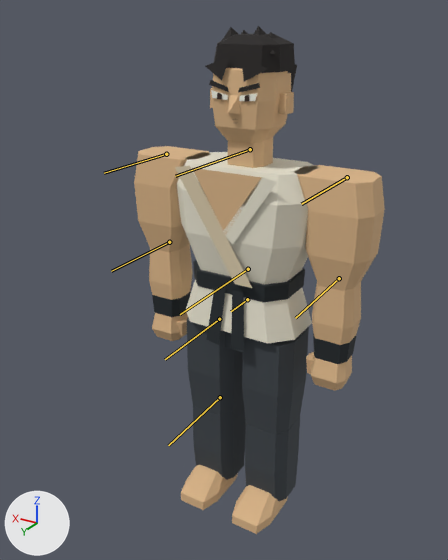
A saved change to the glTF model assets/characters/models/male-fighter.glb.
One viewpoint serves both versions: a camera (50 mm lens) standing at (-1.15, 2.12, 2.15) and looking at (-0.03, 0.25, 1.21). Arrows for +X, +Y and +Z are at lower left; the lights stay in place. The picture after the commit comes second. The bones that change, and the others that lie on the model, are drawn over the model as lines.

Names of what the first picture shows: 'male-fighter'.
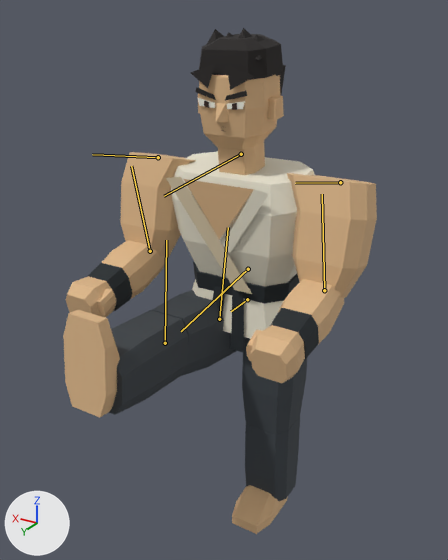
The newer file adds an action. The first version stands in its rest pose; the second is drawn at frame 12 of the action 'Kick'.

Location of each change, [x1, y1, x2, y2] in pixels of the pictures (448 x 560 px):
'male-fighter', posed (25% wider)
    before: [134, 26, 385, 534]
    after: [63, 28, 377, 534]
bone 'RightUpperLeg', root to tip
    before: (219, 319) to (165, 359)
    after: (219, 319) to (228, 227)
bone 'RightLowerLeg', root to tip
    before: (220, 397) to (168, 445)
    after: (165, 343) to (166, 240)
bone 'Torso', root to tip
    before: (248, 269) to (180, 314)
    after: (248, 269) to (181, 331)
bone 'Head', root to tip
    before: (250, 149) to (175, 176)
    after: (241, 154) to (164, 196)
bone 'LeftUpperArm', root to tip
    before: (347, 177) to (301, 204)
    after: (340, 182) to (295, 183)
bone 'LeftLowerArm', root to tip
    before: (339, 278) to (295, 318)
    after: (324, 290) to (322, 194)
bone 'RightUpperArm', root to tip
    before: (166, 154) to (104, 173)
    after: (158, 157) to (92, 154)
bone 'RightLowerArm', root to tip
    before: (169, 242) to (111, 271)
    after: (150, 251) to (131, 166)

The change, as a list of edits to the scene's bpy script:
```text
Change bone_rightupperleg:
    where bone_rightupperleg = bpy.data.objects['FighterRig'].pose.bones['RightUpperLeg']  # child of 'Pelvis'
    bone_rightupperleg.rotation_quaternion: (1.0, 0.0, 0.0, 0.0) -> (0.643, 0.766, 0.0, 0.0)  # degrees (0, 0, 0) -> degrees (100, 0, 0)
Change bone_rightlowerleg:
    where bone_rightlowerleg = bpy.data.objects['FighterRig'].pose.bones['RightLowerLeg']  # child of 'RightUpperLeg'
    bone_rightlowerleg.rotation_quaternion: (1.0, 0.0, 0.0, 0.0) -> (0.999, -0.044, 0.0, 0.0)  # degrees (0, 0, 0) -> degrees (-5, 0, 0)
Change bone_torso:
    where bone_torso = bpy.data.objects['FighterRig'].pose.bones['Torso']  # child of 'Pelvis'
    bone_torso.rotation_quaternion: (1.0, 0.0, 0.0, 0.0) -> (0.998, -0.07, 0.0, 0.0)  # degrees (0, 0, 0) -> degrees (-8, 0, 0)
Change bone_head:
    where bone_head = bpy.data.objects['FighterRig'].pose.bones['Head']  # child of 'Torso'
    bone_head.rotation_quaternion: (1.0, 0.0, 0.0, 0.0) -> (1.0, 0.024, 0.0, 0.0)  # degrees (0, 0, 0) -> degrees (3, 0, 0)
Change bone_leftupperarm:
    where bone_leftupperarm = bpy.data.objects['FighterRig'].pose.bones['LeftUpperArm']  # child of 'Torso'
    bone_leftupperarm.rotation_quaternion: (1.0, 0.0, 0.0, 0.0) -> (0.985, 0.174, 0.0, 0.0)  # degrees (0, 0, 0) -> degrees (20, 0, 0)
Change bone_leftlowerarm:
    where bone_leftlowerarm = bpy.data.objects['FighterRig'].pose.bones['LeftLowerArm']  # child of 'LeftUpperArm'
    bone_leftlowerarm.rotation_quaternion: (1.0, 0.0, 0.0, 0.0) -> (0.843, 0.537, 0.0, 0.0)  # degrees (0, 0, 0) -> degrees (65, 0, 0)
Change bone_rightupperarm:
    where bone_rightupperarm = bpy.data.objects['FighterRig'].pose.bones['RightUpperArm']  # child of 'Torso'
    bone_rightupperarm.rotation_quaternion: (1.0, 0.0, 0.0, 0.0) -> (0.985, 0.174, 0.0, 0.0)  # degrees (0, 0, 0) -> degrees (20, 0, 0)
Change bone_rightlowerarm:
    where bone_rightlowerarm = bpy.data.objects['FighterRig'].pose.bones['RightLowerArm']  # child of 'RightUpperArm'
    bone_rightlowerarm.rotation_quaternion: (1.0, 0.0, 0.0, 0.0) -> (0.843, 0.537, 0.0, 0.0)  # degrees (0, 0, 0) -> degrees (65, 0, 0)
```
